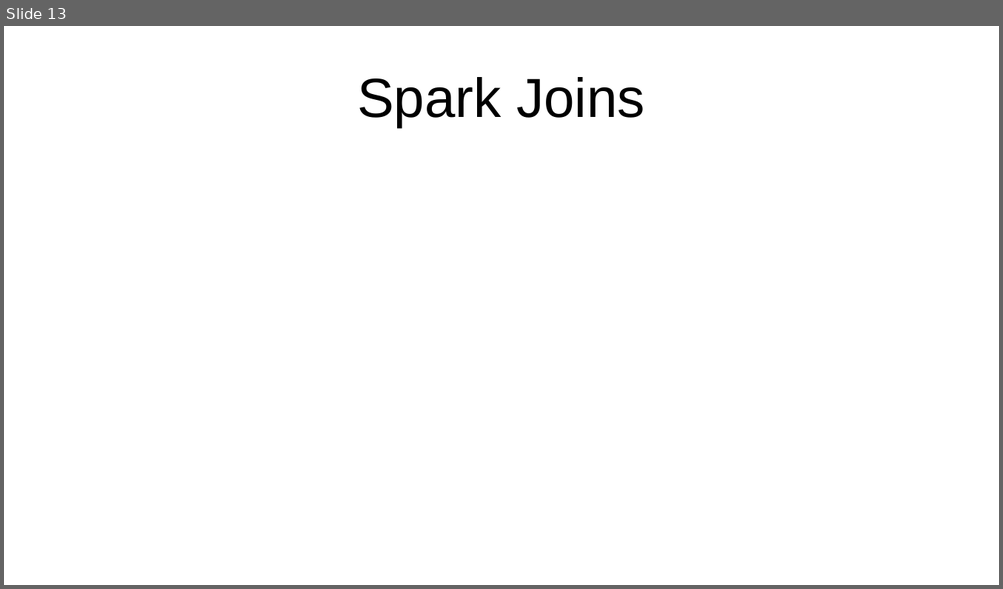
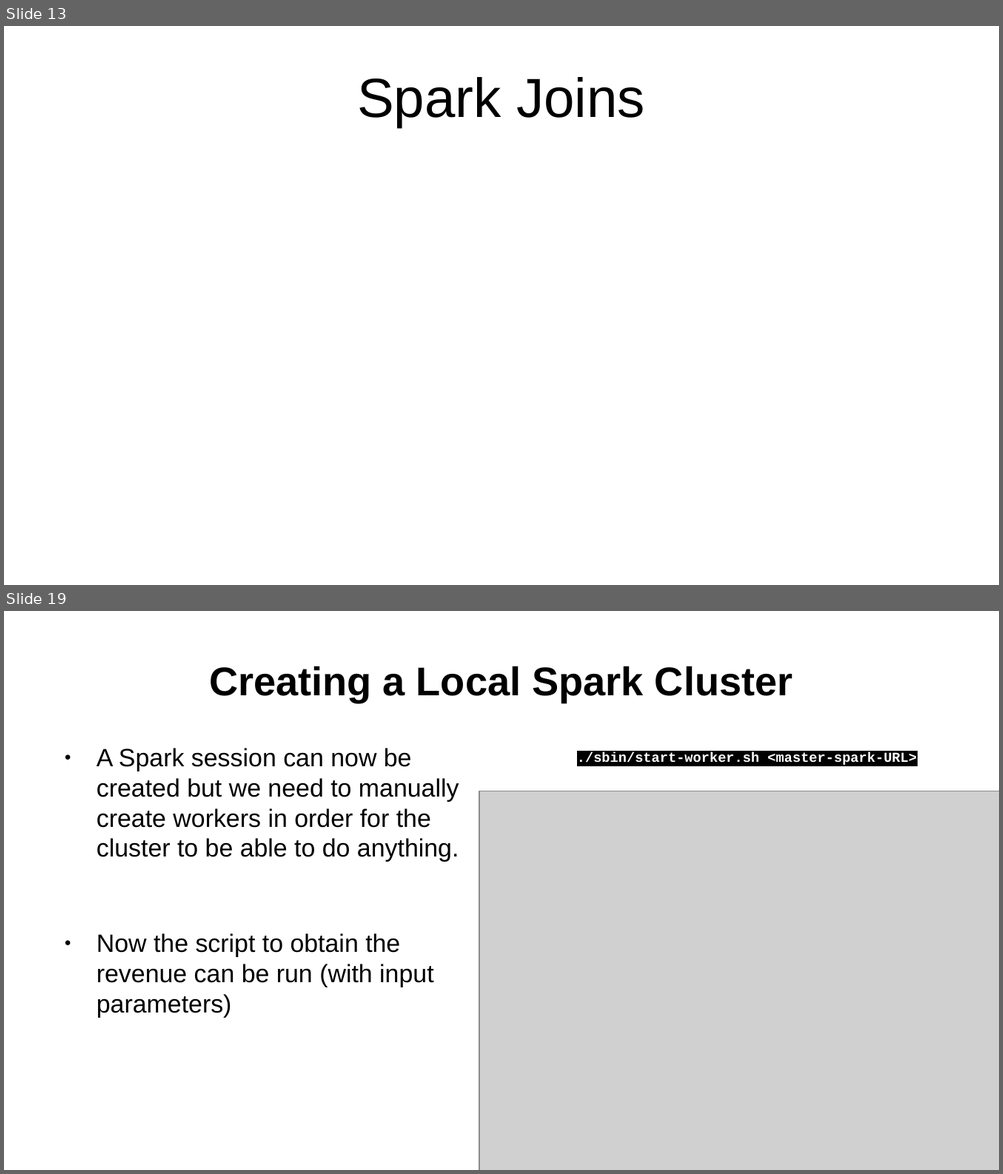
Before and after one commit to mossdet/dlp_data_eng, a slide deck: Notes/05_01_Batch_Processing_Spark.odp. Shown one above the other, each under a label of ours: slide 13 before the commit, slides 13 and 19 after it; the slides between them are not shown. The pictures are 1003x589 and 1003x1174 pixels, drawn with LibreOffice and Linux fonts; fonts in the diff are those of the drawing; grey boxes stand for pictures. Boxes give left, top, right and bottom in pixels: in the first picture for what was removed or moved away, otherwise in the second. Text is boxed around its words. In the diff, an @@ line names an element or a change of style, - is before the commit and + after.

```diff
--- a/Notes/05_01_Batch_Processing_Spark.odp
+++ b/Notes/05_01_Batch_Processing_Spark.odp
@@ slide 19 added at [4,611,999,1170], background #FFFFFF @@
@@ title added at [209,666,793,703], 32 pt, text #000000, bold @@
+Creating a Local Spark Cluster
@@ text added at [96,748,459,1018], 20 pt, text #000000 @@
+● A Spark session can now be created but we need to manually create workers in order for the cluster to be able to do anything.
+● Now the script to obtain the revenue can be run (with input parameters)
@@ text added at [577,752,916,765], 11 pt, text #FFFFFF, bold @@
+./sbin/start-worker.sh <master-spark-URL>
@@ picture added at [480,792,999,1170] @@
```
Also in this commit, not shown: 8 other slides added, 4 other files.
